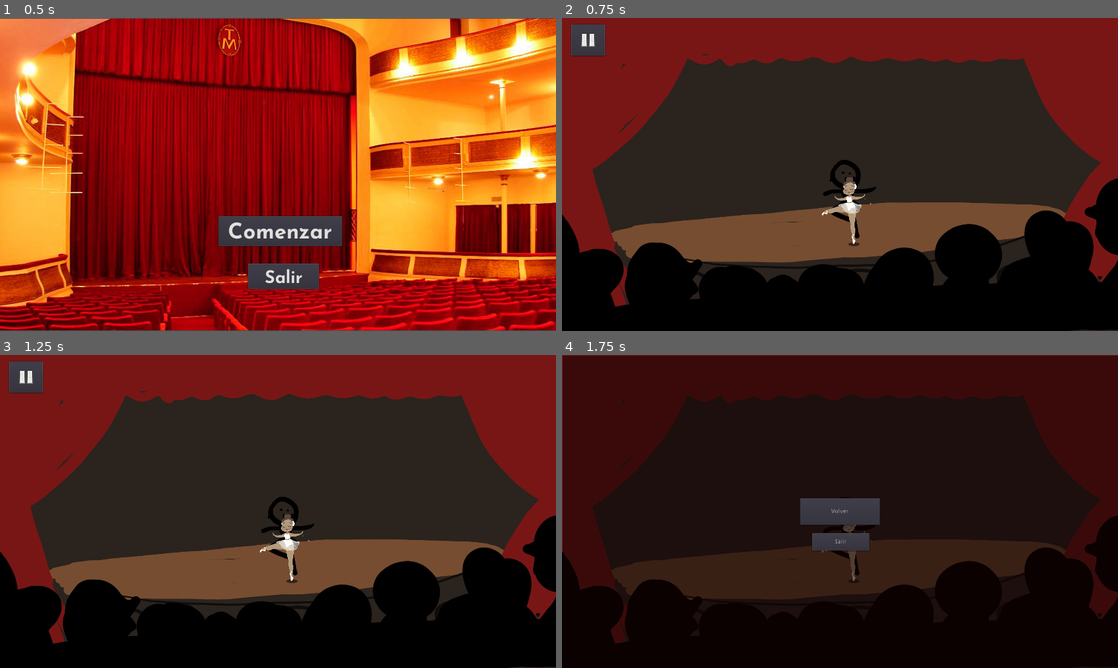
Above: before the commit, frames 1-4 (two rows, left to right).
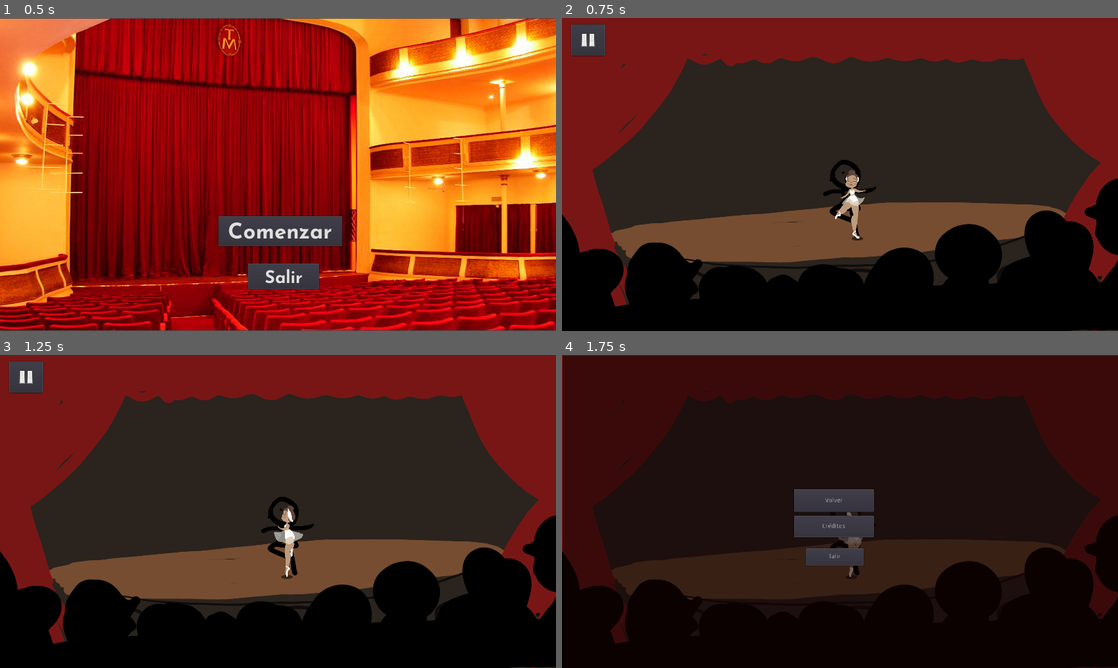
Above: after the commit, the same moments.

Repository: FlorCardinali/Game-Jam-2022
Game: Godot game, scene res://menu_inicio.tscn
The game is run twice, just before and just after one commit, with the same random seed, the same clock (stepped at 60 frames per second) and the same inputs.
Inputs (mouse positions are in pixels of both pictures, inside the frame that each line leads up to):
- Up to frame 1 (0.5 s): no input
- Up to frame 2 (0.75 s): click "Comenzar" at 0.5 s
- Up to frame 3 (1.25 s): no input
- Up to frame 4 (1.75 s): click (589, 376) at 1.25 s

Frame 1 is identical in both runs. In frame 2, 0.5% of the frame differs, in the area x 46-56%, y 48-73%; in frame 3, 0.6%; in frame 4, 2.1%, in the area x 41-58%, y 42-73%.

Commit message:
incorporacion de bailarina y creditos sin mover

Diff:
--- a/Main.gd
+++ b/Main.gd
@@ -1,7 +1,6 @@
 extends Node
 
-#var escena_de_pausa: String = "res://menu_pausa.tson"
-var pausa: Object = null
+func _ready():
+	$musica_de_fondo.playing = true
 
-func _ready():
 	pass
--- a/Main.tscn
+++ b/Main.tscn
@@ -1,10 +1,27 @@
-[gd_scene load_steps=9 format=2]
+[gd_scene load_steps=28 format=2]
 
 [ext_resource path="res://fondo_ejemplo.png" type="Texture" id=1]
-[ext_resource path="res://01.png" type="Texture" id=2]
+[ext_resource path="res://BAILARINA GIRO/10 GIRO.png" type="Texture" id=2]
 [ext_resource path="res://personaje.gd" type="Script" id=3]
 [ext_resource path="res://botones/pausa.png" type="Texture" id=4]
 [ext_resource path="res://Screen.gd" type="Script" id=5]
+[ext_resource path="res://BAILARINA GIRO/11 GIRO.png" type="Texture" id=6]
+[ext_resource path="res://BAILARINA GIRO/12 GIRO.png" type="Texture" id=7]
+[ext_resource path="res://BAILARINA GIRO/13 GIRO.png" type="Texture" id=8]
+[ext_resource path="res://BAILARINA GIRO/14 GIRO.png" type="Texture" id=9]
+[ext_resource path="res://fuentes/JosefinSans-Bold.ttf" type="DynamicFontData" id=10]
+[ext_resource path="res://BAILARINA GIRO/01 GIRO .png" type="Texture" id=11]
+[ext_resource path="res://BAILARINA GIRO/06 GIRO.png" type="Texture" id=12]
+[ext_resource path="res://BAILARINA GIRO/03 GIRO.png" type="Texture" id=13]
+[ext_resource path="res://BAILARINA GIRO/04 GIRO.png" type="Texture" id=14]
+[ext_resource path="res://BAILARINA GIRO/07 GIRO.png" type="Texture" id=15]
+[ext_resource path="res://BAILARINA GIRO/05 GIRO.png" type="Texture" id=16]
+[ext_resource path="res://BAILARINA GIRO/08 GIRO.png" type="Texture" id=17]
+[ext_resource path="res://BAILARINA GIRO/09 GIRO.png" type="Texture" id=18]
+[ext_resource path="res://BAILARINA GIRO/02 GIRO.png" type="Texture" id=19]
+[ext_resource path="res://textos.gd" type="Script" id=20]
+[ext_resource path="res://sonidos/musica_de_fondo.wav" type="AudioStream" id=21]
+[ext_resource path="res://Main.gd" type="Script" id=22]
 
 [sub_resource type="SpriteFrames" id=1]
 animations = [ {
@@ -15,18 +32,27 @@
 } ]
 
 [sub_resource type="RectangleShape2D" id=4]
-extents = Vector2( 44.5, 88.5 )
+extents = Vector2( 44.5, 81 )
 
 [sub_resource type="SpriteFrames" id=5]
 animations = [ {
-"frames": [ ExtResource( 2 ) ],
+"frames": [ ExtResource( 11 ), ExtResource( 19 ), ExtResource( 13 ), ExtResource( 14 ), ExtResource( 16 ), ExtResource( 12 ), ExtResource( 15 ), ExtResource( 17 ), ExtResource( 18 ), ExtResource( 2 ), ExtResource( 6 ), ExtResource( 7 ), ExtResource( 8 ), ExtResource( 9 ) ],
 "loop": true,
 "name": "default",
-"speed": 5.0
+"speed": 12.0
 } ]
 
+[sub_resource type="DynamicFont" id=7]
+size = 30
+font_data = ExtResource( 10 )
+
+[sub_resource type="DynamicFont" id=6]
+size = 30
+font_data = ExtResource( 10 )
+
 [node name="Juego" type="Node"]
 pause_mode = 2
+script = ExtResource( 22 )
 
 [node name="Fondo" type="AnimatedSprite" parent="."]
 pause_mode = 1
@@ -37,7 +63,7 @@
 
 [node name="personaje" type="KinematicBody2D" parent="."]
 pause_mode = 1
-position = Vector2( 655, 444 )
+position = Vector2( 662, 449 )
 script = ExtResource( 3 )
 __meta__ = {
 "_edit_group_": true
@@ -45,13 +71,15 @@
 speed = 250
 
 [node name="CollisionShape2D" type="CollisionShape2D" parent="personaje"]
-position = Vector2( -1, -1 )
+position = Vector2( -1, -18 )
 shape = SubResource( 4 )
 
 [node name="AnimatedSprite" type="AnimatedSprite" parent="personaje"]
 position = Vector2( 2, -18 )
 scale = Vector2( 0.273443, 0.335836 )
 frames = SubResource( 5 )
+frame = 11
+playing = true
 
 [node name="Interfaz" type="CanvasLayer" parent="."]
 pause_mode = 2
@@ -79,33 +107,96 @@
 margin_right = 1.0
 margin_bottom = 1.0
 color = Color( 0.0745098, 0.0117647, 0.0117647, 0.611765 )
+__meta__ = {
+"_edit_lock_": true
+}
 
 [node name="boton_pausa_salir" type="Button" parent="Interfaz/menu_pausa"]
+pause_mode = 2
+process_priority = 1
+anchor_left = 0.5
+anchor_top = 0.687
+anchor_right = 0.5
+anchor_bottom = 0.687
+margin_left = -78.0
+margin_top = -49.64
+margin_right = 54.0
+margin_bottom = -9.64001
+text = "Salir"
+
+[node name="boton_pausa_volver" type="Button" parent="Interfaz/menu_pausa"]
 pause_mode = 2
 process_priority = 1
 anchor_left = 0.5
 anchor_top = 0.5
 anchor_right = 0.5
 anchor_bottom = 0.5
-margin_left = -64.0
-margin_top = 50.0
-margin_right = 68.0
-margin_bottom = 90.0
-text = "Salir"
-
-[node name="boton_pausa_volver" type="Button" parent="Interfaz/menu_pausa"]
+margin_left = -106.0
+margin_top = -51.0
+margin_right = 78.0
+margin_bottom = 1.0
+text = "Volver"
+
+[node name="boton_pausa_creditos" type="Button" parent="Interfaz/menu_pausa"]
 pause_mode = 2
 process_priority = 1
 anchor_left = 0.5
 anchor_top = 0.5
 anchor_right = 0.5
 anchor_bottom = 0.5
-margin_left = -92.0
-margin_top = -30.5
-margin_right = 92.0
-margin_bottom = 30.5
+margin_left = -106.0
+margin_top = 10.0
+margin_right = 78.0
+margin_bottom = 59.0
+text = "Créditos"
+
+[node name="creditos" type="CanvasLayer" parent="Interfaz"]
+
+[node name="ColorRect" type="ColorRect" parent="Interfaz/creditos"]
+anchor_right = 1.0
+anchor_bottom = 1.0
+color = Color( 0.0235294, 0, 0, 1 )
+
+[node name="boton_vovler_creditos" type="Button" parent="Interfaz/creditos"]
+margin_left = 27.0
+margin_top = 18.0
+margin_right = 211.0
+margin_bottom = 75.0
+custom_fonts/font = SubResource( 7 )
 text = "Volver"
+
+[node name="textos" type="Label" parent="Interfaz/creditos"]
+pause_mode = 2
+margin_left = 445.0
+margin_top = 142.0
+margin_right = 832.0
+margin_bottom = 649.0
+custom_fonts/font = SubResource( 6 )
+text = "GAME DESIGN
+Florencia  Paula Cardinali
+Micah Cofré
+Victoria Carballo Zink
+Xiomara Badano
+
+ILUSTRACIÓN
+Victoria Carballo Zink
+
+MÚSICA Y SFX
+Micah Cofré
+
+PROGRAMADORAS
+Xiomara Badano
+Florencia Paula Cardinali "
+align = 1
+script = ExtResource( 20 )
+
+[node name="musica_de_fondo" type="AudioStreamPlayer" parent="."]
+pause_mode = 1
+stream = ExtResource( 21 )
+autoplay = true
 
 [connection signal="pressed" from="Interfaz/boton_pausa_main" to="Interfaz" method="_on_boton_pausa_main_pressed"]
 [connection signal="pressed" from="Interfaz/menu_pausa/boton_pausa_salir" to="Interfaz" method="_on_boton_pausa_salir_pressed"]
 [connection signal="pressed" from="Interfaz/menu_pausa/boton_pausa_volver" to="Interfaz" method="_on_boton_pausa_volver_pressed"]
+[connection signal="pressed" from="Interfaz/menu_pausa/boton_pausa_creditos" to="Interfaz" method="_on_boton_pausa_creditos_pressed"]
+[connection signal="pressed" from="Interfaz/creditos/boton_vovler_creditos" to="Interfaz" method="_on_boton_vovler_creditos_pressed"]
--- a/Screen.gd
+++ b/Screen.gd
@@ -4,6 +4,7 @@
 
 func _ready():
 	$menu_pausa.visible = false
+	$creditos.visible = false
 	pass
 
 func _on_boton_pausa_main_pressed():
@@ -17,6 +18,13 @@
 	$boton_pausa_main.visible = true
 	get_tree().paused = false
 
-
 func _on_boton_pausa_salir_pressed():
 	get_tree().quit()
+
+func _on_boton_vovler_creditos_pressed():
+	$menu_pausa.visible = true
+	$creditos.visible = false
+
+func _on_boton_pausa_creditos_pressed():
+	$menu_pausa.visible = false
+	$creditos.visible = true
--- a/menu_inicio.gd
+++ b/menu_inicio.gd
@@ -1,11 +1,4 @@
 extends Node
-func _ready():
-	pass # Replace with function body.
-
-
-# Called every frame. 'delta' is the elapsed time since the previous frame.
-#func _process(delta):
-#	pass
 
 
 func _on_boton_comenzar_pressed():
--- a/menu_inicio.tscn
+++ b/menu_inicio.tscn
@@ -15,16 +15,19 @@
 font_data = ExtResource( 2 )
 
 [node name="HUD" type="Node"]
+pause_mode = 2
 script = ExtResource( 3 )
 
 [node name="CanvasLayer" type="CanvasLayer" parent="."]
 
 [node name="Sprite" type="Sprite" parent="CanvasLayer"]
+pause_mode = 2
 position = Vector2( 643, 359.5 )
 scale = Vector2( 0.670833, 0.663889 )
 texture = ExtResource( 1 )
 
 [node name="boton_comenzar" type="Button" parent="CanvasLayer"]
+pause_mode = 2
 margin_left = 503.0
 margin_top = 456.0
 margin_right = 788.0
@@ -35,6 +38,7 @@
 icon_align = 1
 
 [node name="boton_salir" type="Button" parent="CanvasLayer"]
+pause_mode = 2
 margin_left = 571.0
 margin_top = 565.0
 margin_right = 734.0
--- a/project.godot
+++ b/project.godot
@@ -10,7 +10,7 @@
 
 [application]
 
-config/name="NahiaGameJam"
+config/name="BahiaGameJam"
 run/main_scene="res://menu_inicio.tscn"
 config/icon="res://icon.png"
 
--- /dev/null
+++ b/textos.gd
@@ -0,0 +1,6 @@
+extends Label
+var tamanio_ventana
+
+func _ready():
+	tamanio_ventana = get_viewport_rect().size
+	rect_position.y =tamanio_ventana.y
Binary file added: BAILARINA GIRO/01 GIRO .png
Not shown, added: BAILARINA GIRO/01 GIRO .png.import
Binary file added: BAILARINA GIRO/02 GIRO.png
Not shown, added: BAILARINA GIRO/02 GIRO.png.import
Binary file added: BAILARINA GIRO/03 GIRO.png
Not shown, added: BAILARINA GIRO/03 GIRO.png.import
Binary file added: BAILARINA GIRO/04 GIRO.png
Not shown, added: BAILARINA GIRO/04 GIRO.png.import
Binary file added: BAILARINA GIRO/05 GIRO.png
Not shown, added: BAILARINA GIRO/05 GIRO.png.import
Binary file added: BAILARINA GIRO/06 GIRO.png
Not shown, added: BAILARINA GIRO/06 GIRO.png.import
(and 18 more such lines)
